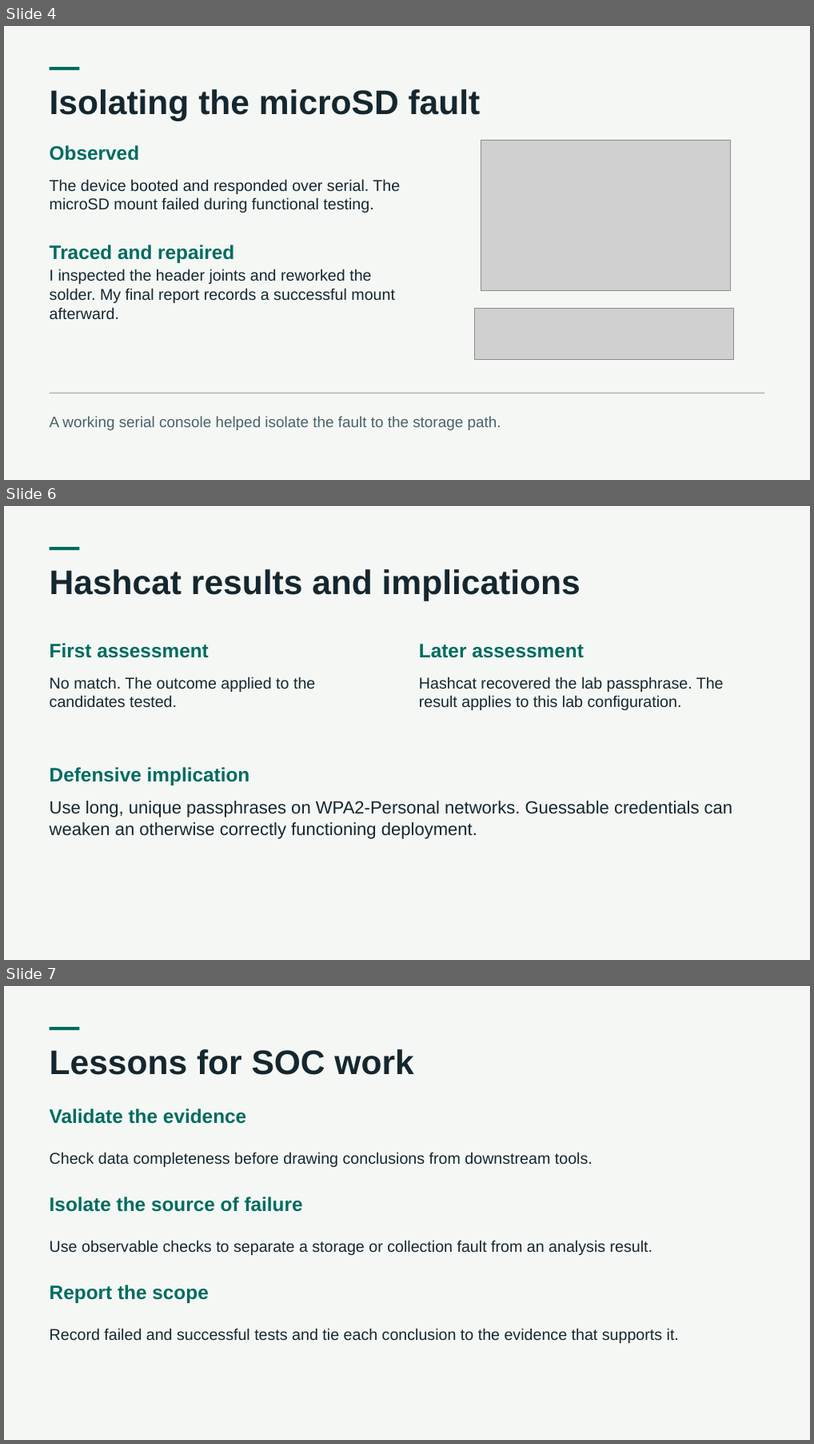
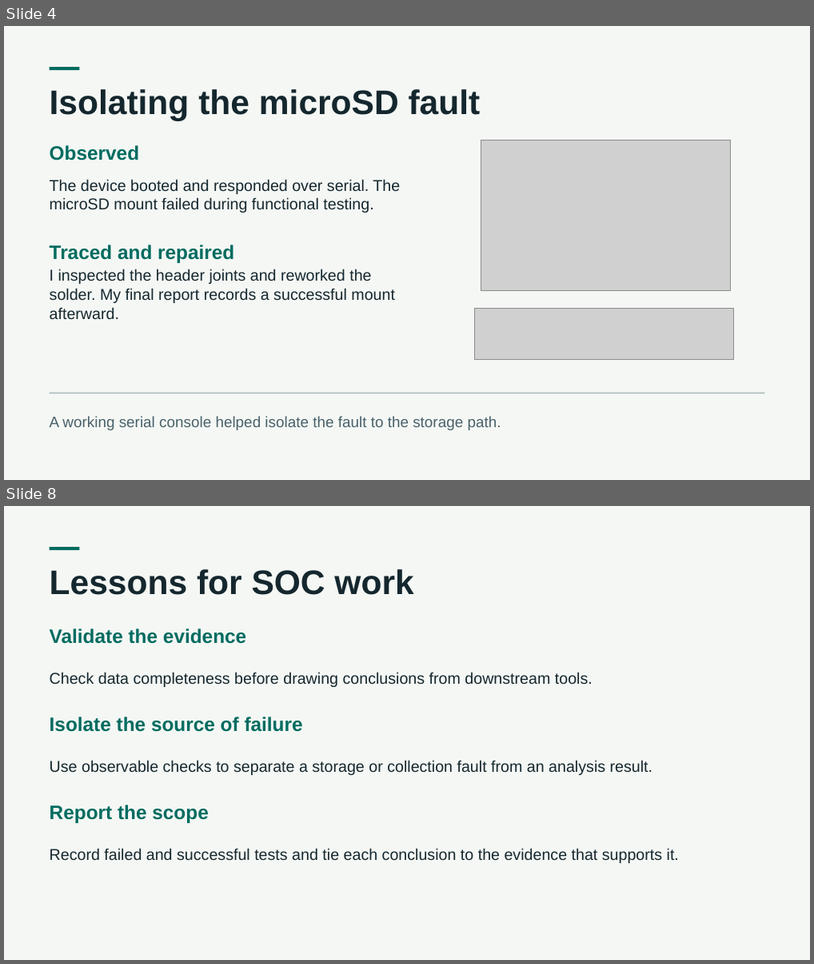
Before and after one commit to darasimiop/ESP32-Marauder-WPA2-Security-Capstone, a slide deck: presentation/ESP32-Marauder-WPA2-Security-Capstone.pptx. Shown one above the other, each under a label of ours: slides 4, 6 and 7 before the commit, slides 4 and 8 after it; the slides between them are not shown. The pictures are 814x1444 and 814x964 pixels, drawn with LibreOffice and Linux fonts; fonts in the diff are those of the drawing; grey boxes stand for pictures. Boxes give left, top, right and bottom in pixels: in the first picture for what was removed or moved away, otherwise in the second. Text is boxed around its words. In the diff, an @@ line names an element or a change of style, - is before the commit and + after.

```diff
--- a/presentation/ESP32-Marauder-WPA2-Security-Capstone.pptx
+++ b/presentation/ESP32-Marauder-WPA2-Security-Capstone.pptx
@@ slide 6 removed at (4, 506, 810, 960), background #F4F7F4 @@
@@ rectangle removed at (50, 547, 80, 550) @@
@@ text removed at (50, 569, 581, 600) @@
-Hashcat results and implications
@@ text removed at (50, 643, 209, 658) @@
-First assessment
@@ text removed at (419, 644, 584, 658) @@
-Later assessment
@@ text removed at (50, 676, 315, 707) @@
-No match. The outcome applied to the candidates tested.
@@ text removed at (419, 676, 724, 710) @@
-Hashcat recovered the lab passphrase. The result applies to this lab configuration.
@@ text removed at (50, 767, 250, 785) @@
-Defensive implication
@@ text removed at (50, 800, 734, 839) @@
-Use long, unique passphrases on WPA2-Personal networks. Guessable credentials can weaken an otherwise correctly functioning deployment.
@@ what was slide 7 is now slide 8 @@
```
Also in this commit, not shown: 1 slide changed, 3 slides added, 1 other slide removed, 7 other files.
